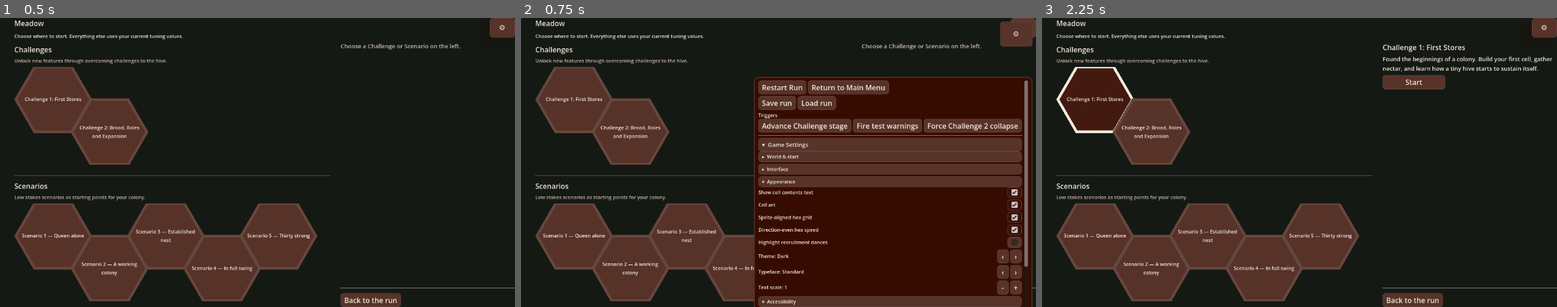
Above: before the commit, frames 1-3 (left to right).
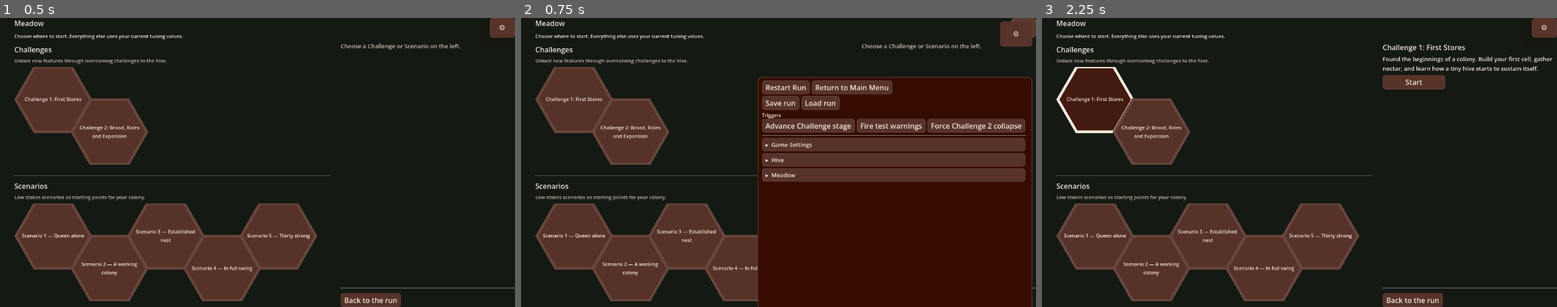
Above: after the commit, the same moments.

Repository: wonderburg7/meadow
Game: Godot game, scene res://scenes/Main.tscn
Two runs of this game, one before a commit and one after it. Both use one fixed random seed, a clock stepped at 60 frames per second and the inputs below.
Inputs (mouse positions are in pixels of both pictures, inside the frame that each line leads up to):
- Up to frame 1 (0.5 s): no input
- Up to frame 2 (0.75 s): click "⚙" at 0.5 s
- Up to frame 3 (2.25 s): click "Restart Run" at 1.25 s; click (1093, 98) at 2.02 s

Frame 1 is identical in both runs. In frame 2, 8.5% of the frame differs, in the area x 45-99%, y 20-100%; in frame 3, nothing differs.

Commit message:
UI-W-4: pre-run Settings button opens with every section collapsed
open_to_categories([]) instead of pre-expanding Accessibility and
Appearance, matching the in-run settings window C-22 confirmed.

Co-Authored-By: Claude Sonnet 5 <noreply@anthropic.com>

Diff:
--- a/scripts/main_menu.gd
+++ b/scripts/main_menu.gd
@@ -323,7 +323,7 @@
 	if panels.is_empty():
 		push_warning("No settings window in the scene to open")
 		return
-	panels[0].open_to_categories(["Accessibility", "Appearance"])
+	panels[0].open_to_categories([])
 
 # --- the honeycomb ------------------------------------------------------
 
